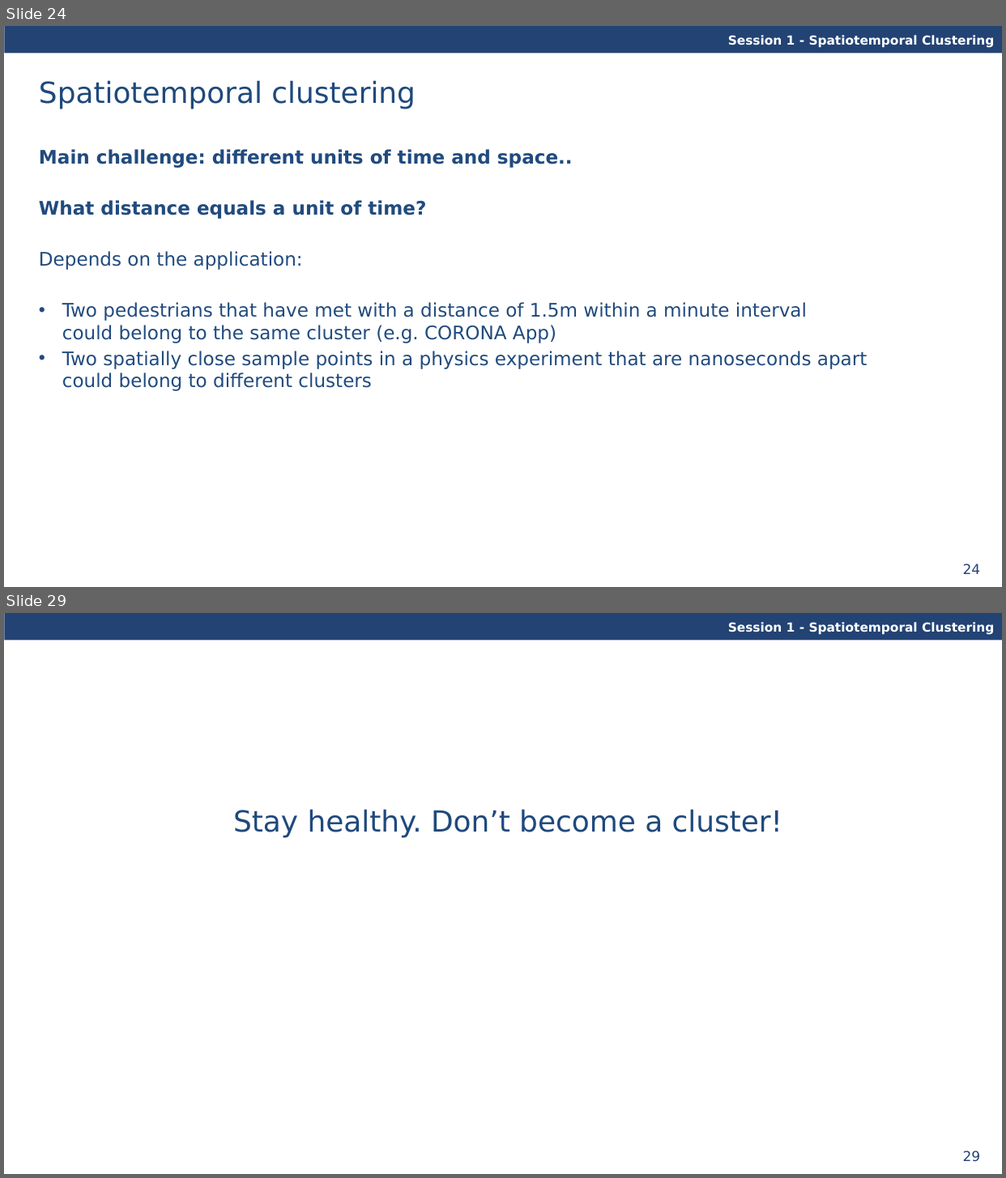
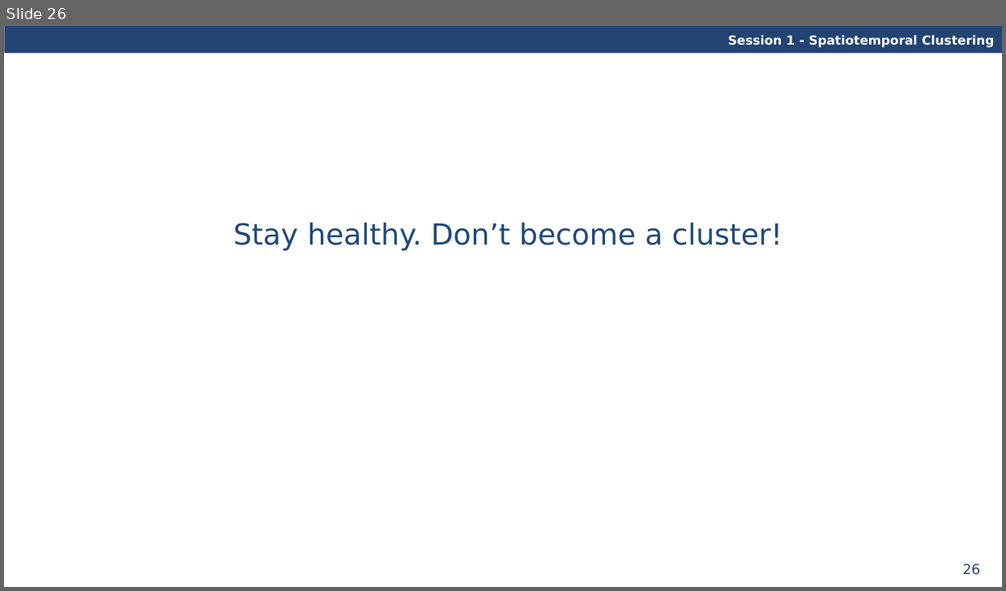
Before and after one commit to davidfrantz/covid19, a slide deck: material/spatio-temporal-clustering.pptx. Shown one above the other, each under a label of ours: slides 24 and 29 before the commit, slide 26 after it; the slides between them are not shown. The pictures are 1006x1178 and 1006x591 pixels, drawn with LibreOffice and Linux fonts; fonts in the diff are those of the drawing. Boxes give left, top, right and bottom in pixels: in the first picture for what was removed or moved away, otherwise in the second. Text is boxed around its words. In the diff, an @@ line names an element or a change of style, - is before the commit and + after.

```diff
--- a/material/spatio-temporal-clustering.pptx
+++ b/material/spatio-temporal-clustering.pptx
@@ slide 24 removed at <box>4,26,1002,587</box>, background #FFFFFF; not listed: 3 template elements that a slide beside it also shows @@
@@ title removed at <box>39,80,415,109</box> @@
-Spatiotemporal clustering
@@ text removed at <box>39,149,867,391</box> @@
-Main challenge: different units of time and space..
-What distance equals a unit of time?
-Depends on the application:
-• Two pedestrians that have met with a distance of 1.5m within a minute interval
-  could belong to the same cluster (e.g. CORONA App)
-• Two spatially close sample points in a physics experiment that are nanoseconds apart
-  could belong to different clusters
@@ what was slide 29 is now slide 26 @@
@@ page number at <box>963,564,981,575</box>: text changed @@
-29
+26
```
Also in this commit, not shown: 24 slides changed, 5 slides added, 3 other slides removed, 1 other file.
